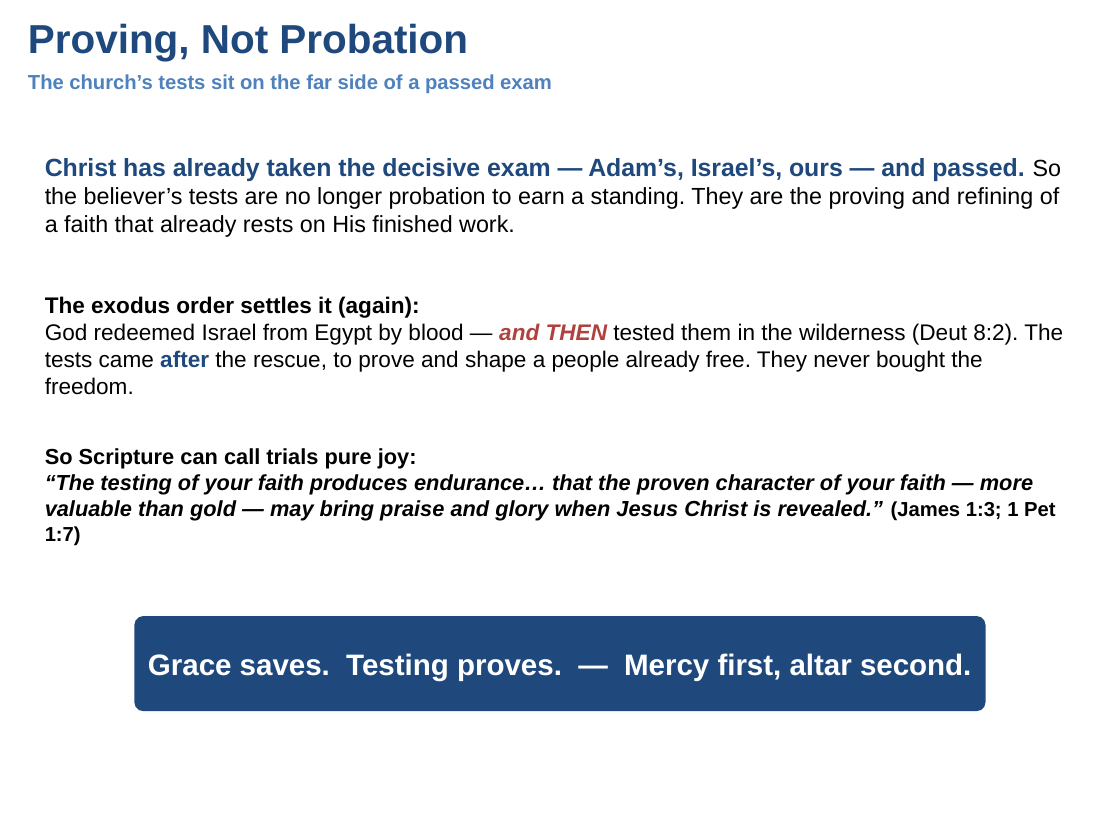
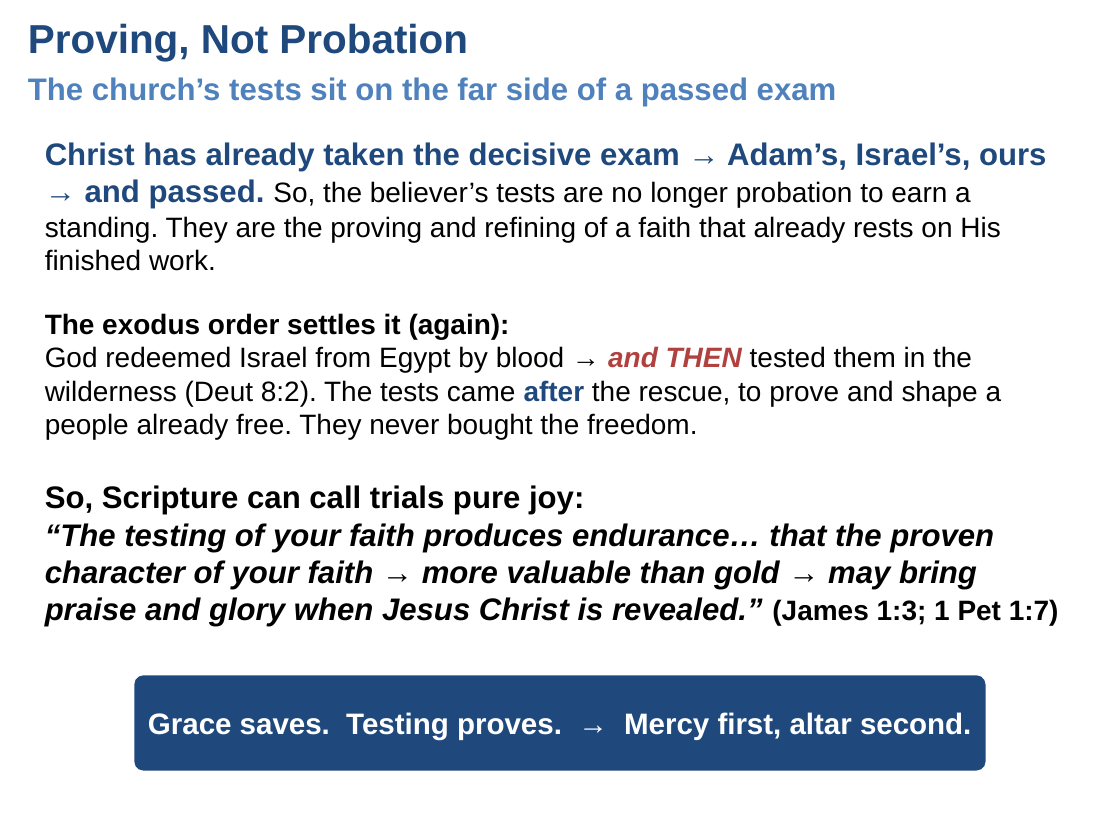
Before and after one commit to UsefulEngines/EvangelismPublic, a slide deck: slide 5 of 2026-Q4/07-FaithTests/Week07-FaithTestsAcrossCovenants.pptx. Drawn at 1120x840 pixels with LibreOffice and Linux fonts; fonts in the diff are those of the drawing. Boxes give left, top, right and bottom in pixels: in the first picture for what was removed or moved away, otherwise in the second. Text is boxed around its words. In the diff, an @@ line names an element or a change of style, - is before the commit and + after.

```diff
--- a/2026-Q4/07-FaithTests/Week07-FaithTestsAcrossCovenants.pptx
+++ b/2026-Q4/07-FaithTests/Week07-FaithTestsAcrossCovenants.pptx
@@ text "The church’s tests sit on ..." at bbox=[28, 77, 837, 106]: size 13 to 20 pt @@
@@ text at bbox=[45, 142, 1046, 271]: text changed; size 15 to 18 pt @@
-Christ has already taken the decisive exam — Adam’s, Israel’s, ours — and passed. So the believer’s tests are no longer probation to earn a standing. They are the proving and refining of a faith that already rests on His finished work.
+Christ has already taken the decisive exam → Adam’s, Israel’s, ours → and passed. So, the believer’s tests are no longer probation to earn a standing. They are the proving and refining of a faith that already rests on His finished work.
@@ text at bbox=[45, 313, 1002, 440]: text changed; size 14.5 to 18 pt @@
-The exodus order settles it (again):
-God redeemed Israel from Egypt by blood — and THEN tested them in the wilderness (Deut 8:2). The tests came after the rescue, to prove and shape a people already free. They never bought the freedom.
+The exodus order settles it (again):
+God redeemed Israel from Egypt by blood → and THEN tested them in the wilderness (Deut 8:2). The tests came after the rescue, to prove and shape a people already free. They never bought the freedom.
@@ text at bbox=[45, 485, 1059, 627]: text changed; size 14 to 20 pt @@
-So Scripture can call trials pure joy:
-“The testing of your faith produces endurance… that the proven character of your faith — more valuable than gold — may bring praise and glory when Jesus Christ is revealed.” (James 1:3; 1 Pet 1:7)
+So, Scripture can call trials pure joy:
+“The testing of your faith produces endurance… that the proven character of your faith → more valuable than gold → may bring praise and glory when Jesus Christ is revealed.” (James 1:3; 1 Pet 1:7)
@@ rounded rectangle: place and size @@
-rounded rectangle at bbox=[134, 616, 986, 711]
+rounded rectangle at bbox=[134, 675, 986, 771]
@@ text at bbox=[148, 712, 971, 740]: text changed @@
-Grace saves. Testing proves. — Mercy first, altar second.
+Grace saves. Testing proves. → Mercy first, altar second.
```
Also in this commit, not shown: 6 other slides changed, 5 other files.
